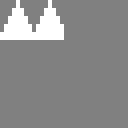
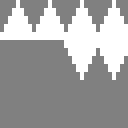
Revision of a layered 128px x 128px image; what changed, layer by layer:
added layer "spike copy 2" above "spike copy" over [64, 40, 128, 80]
added layer "spike copy" above "spike" over [64, 0, 128, 40]
